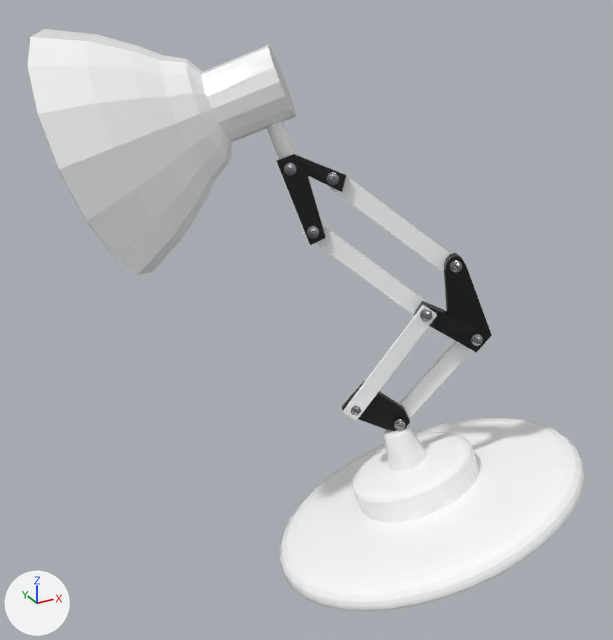
Two versions of the Blender file props/PREPARATION SAUT/lampePixar.blend, one commit apart.
Rendered twice from a 50 mm lens placed at (9.07, -15.57, 9.43), pointed at (13.24, -7.98, 5.63). Arrows for +X, +Y and +Z are at lower left; the lights stay in place.
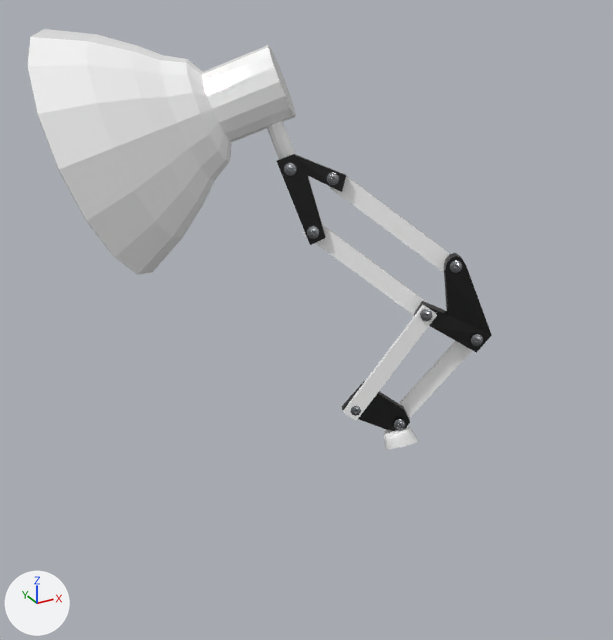
What changed in the scene script:
```text
Change ob_cylinder_001:
    add _m = ob_cylinder_001.modifiers.new('Boolean', 'BOOLEAN')
    add _m.object = ob_cube
    add _m.solver = 'FLOAT'
```

Pixel boxes (x1, y1, x2, y2) of what changed, in the pictures (613 x 640 px):
'Cylinder.001', modifiers changed (88% narrower, 87% shorter)
    before: (280, 417, 585, 611)
    after: (383, 425, 419, 449)
